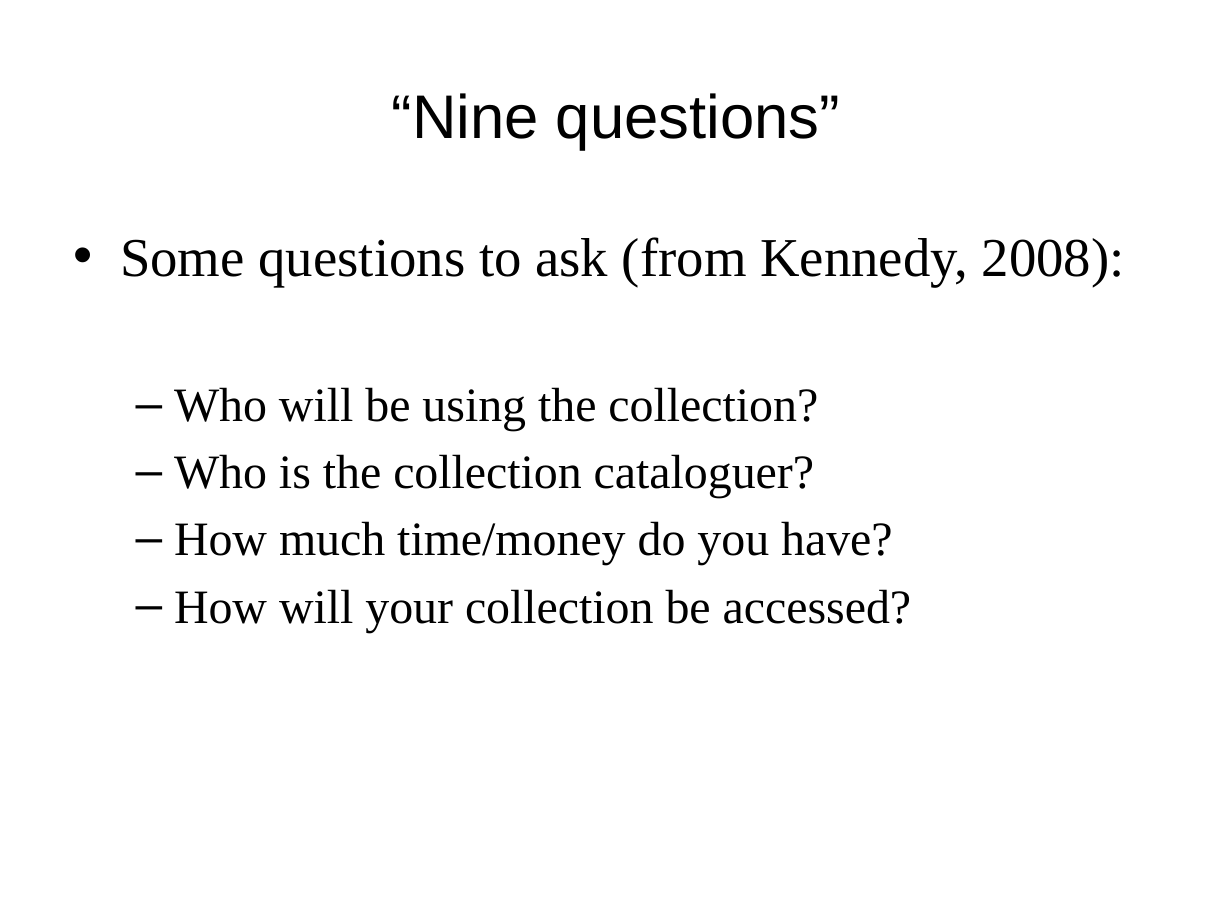
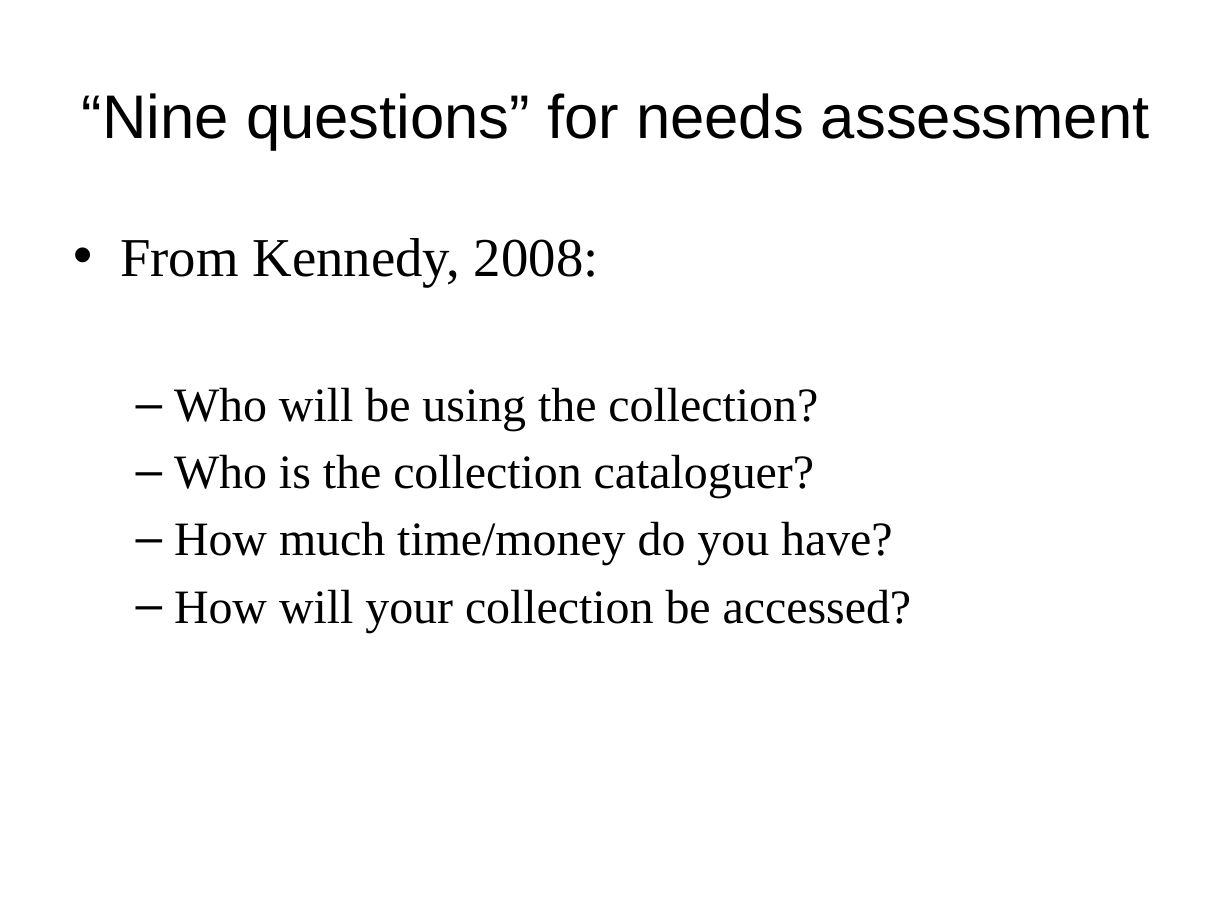
Before and after one commit to DataCurationWorkshop/HongKongCurationWorkshop, a slide deck: slide 7 of Day_2/Day_2_Lectures/Day_2_Lecture_Metadata2.pptx (slide 5 before the commit). Drawn at 1232x924 pixels with LibreOffice and Linux fonts; fonts in the diff are those of the drawing; background and template pictures are left out. Boxes give left, top, right and bottom in pixels: in the first picture for what was removed or moved away, otherwise in the second. Text is boxed around its words. In the diff, an @@ line names an element or a change of style, - is before the commit and + after.

```diff
--- a/Day_2/Day_2_Lectures/Day_2_Lecture_Metadata2.pptx
+++ b/Day_2/Day_2_Lectures/Day_2_Lecture_Metadata2.pptx
@@ title at box(82, 93, 1150, 150): text changed @@
-“Nine questions”
+“Nine questions” for needs assessment
@@ text at box(120, 238, 599, 287): text changed @@
-• Some questions to ask (from Kennedy, 2008):
+• From Kennedy, 2008:
```
Also in this commit, not shown: 4 other slides changed, 14 slides added, 10 slides removed, 1 other file.
